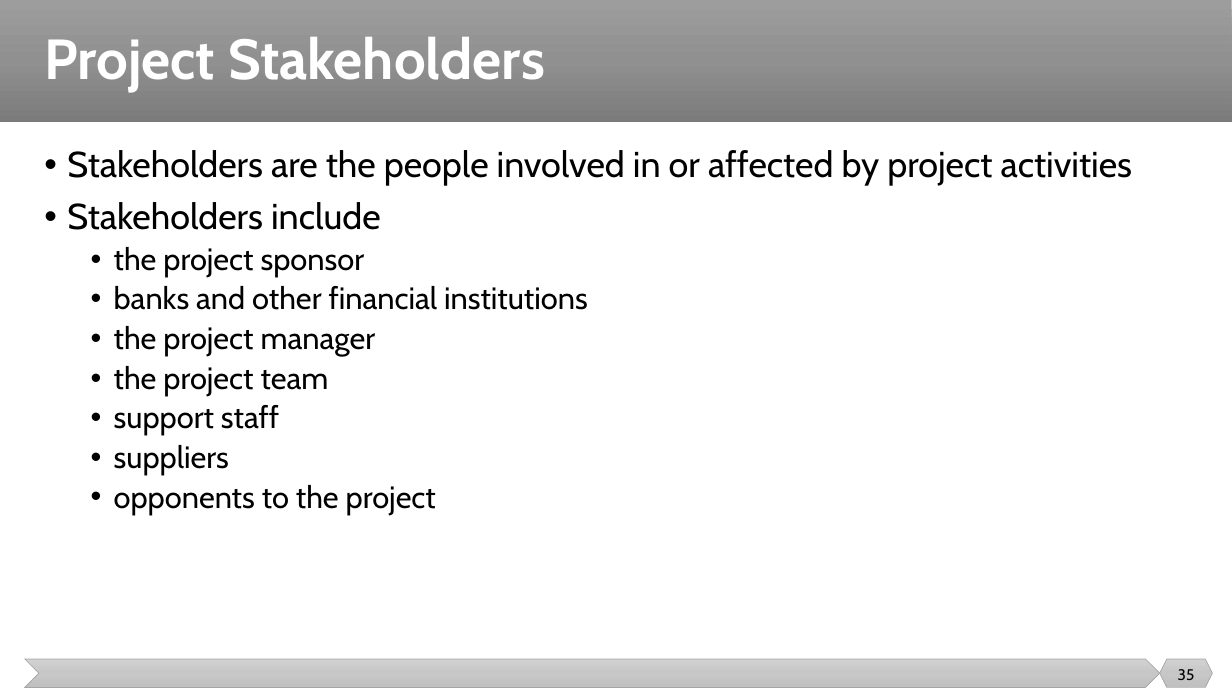
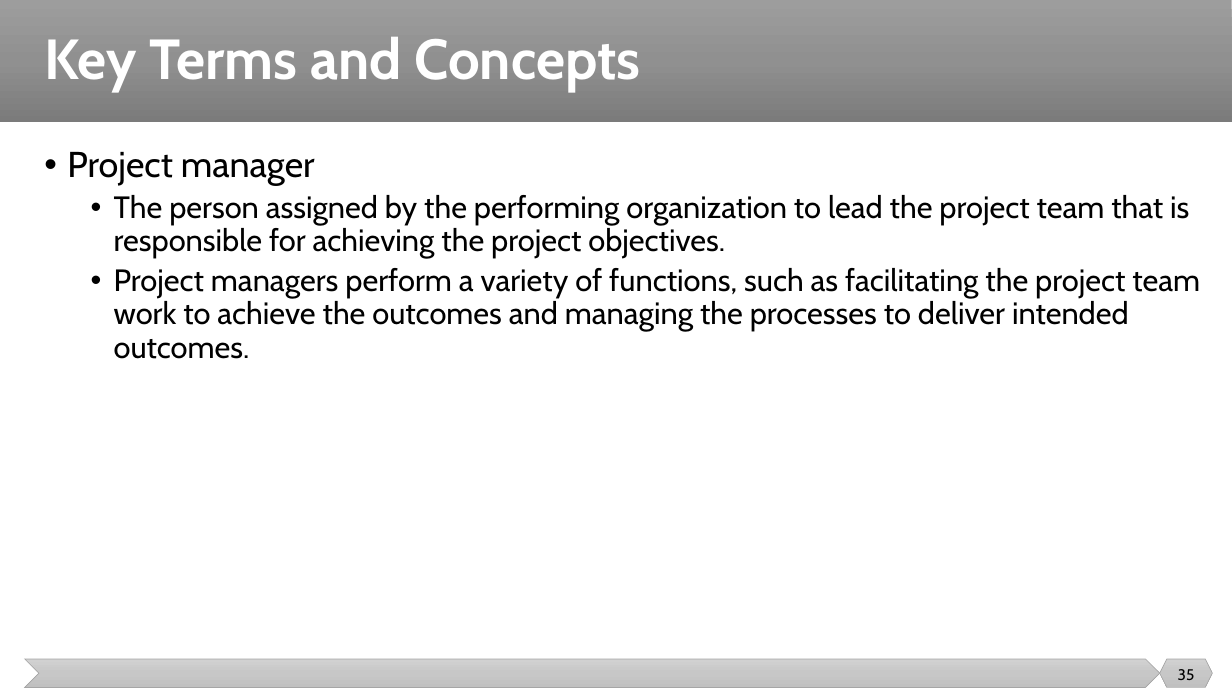
Before and after one commit to malenezi/malenezi, a slide deck: slide 35 of SE423/Lectures/1-Introduction/Introduction.pptx. Drawn at 1232x693 pixels with LibreOffice and Linux fonts; fonts in the diff are those of the drawing. Boxes give left, top, right and bottom in pixels: in the first picture for what was removed or moved away, otherwise in the second. Text is boxed around its words. In the diff, an @@ line names an element or a change of style, - is before the commit and + after.

```diff
--- a/SE423/Lectures/1-Introduction/Introduction.pptx
+++ b/SE423/Lectures/1-Introduction/Introduction.pptx
@@ title at [44, 37, 640, 92]: text changed @@
-Project Stakeholders
+Key Terms and Concepts
@@ text at [67, 152, 1200, 359]: text changed @@
-• Stakeholders are the people involved in or affected by project activities
-• Stakeholders include
-  • the project sponsor
-  • banks and other financial institutions
-  • the project manager
-  • the project team
-  • support staff
-  • suppliers
-  • opponents to the project
+• Project manager
+  • The person assigned by the performing organization to lead the project team that is responsible for achieving the project objectives.
+  • Project managers perform a variety of functions, such as facilitating the project team work to achieve the outcomes and managing the processes to deliver intended outcomes.
```
Also in this commit, not shown: 30 other slides changed, 40 slides added, 68 slides removed, 5 other files.
